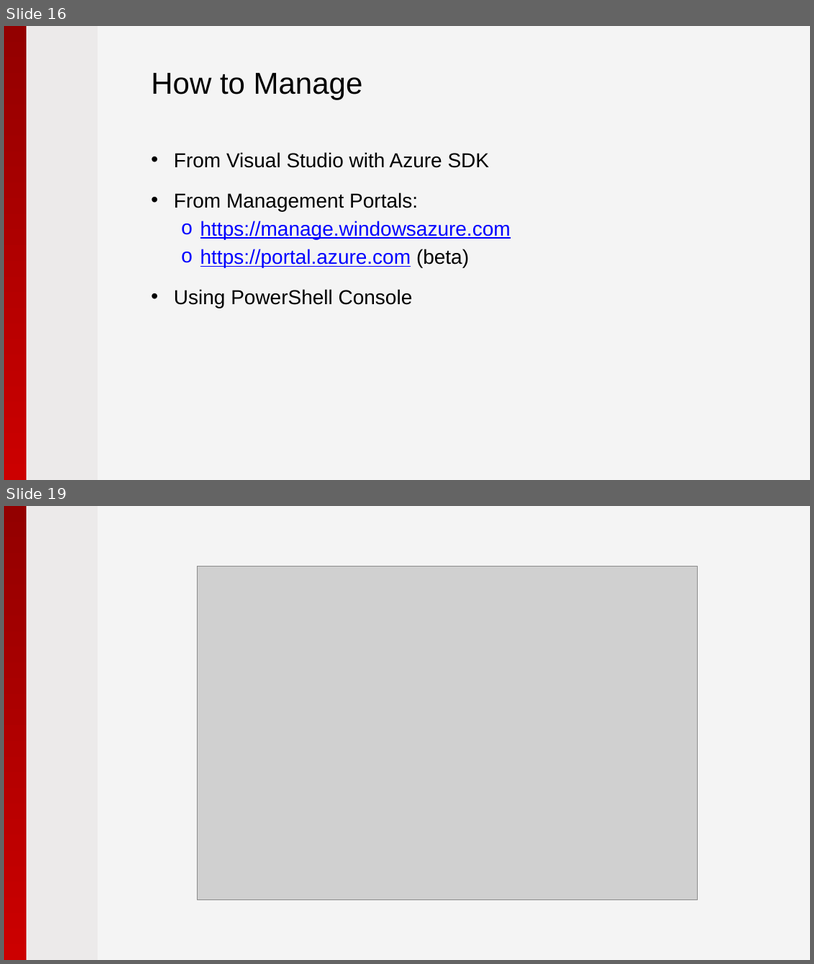
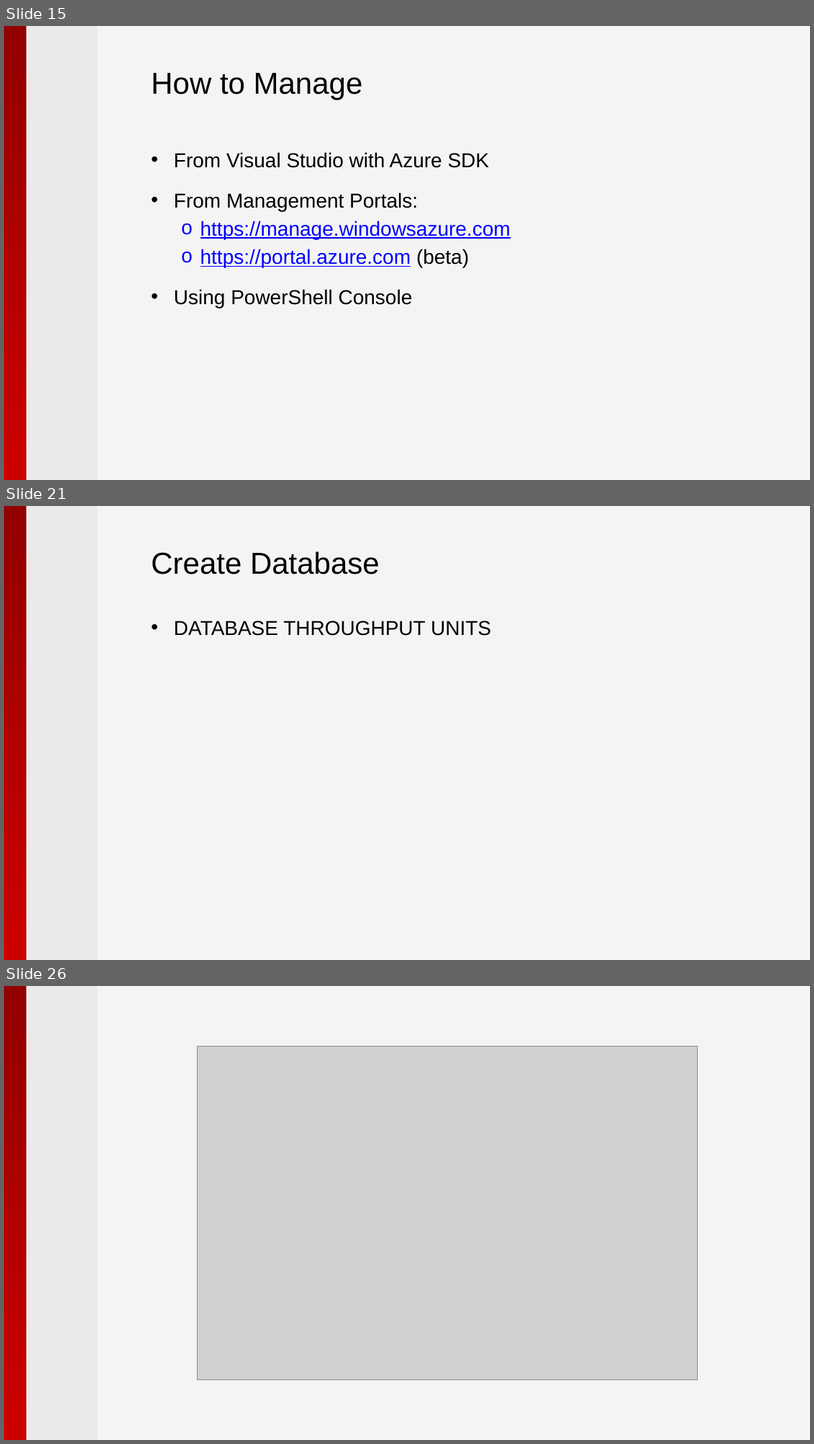
Before and after one commit to pryabov/Hackathon-2015, a slide deck: Presentation/2015 - Microsoft Azure.pptx. Shown one above the other, each under a label of ours: slides 16 and 19 before the commit, slides 15, 21 and 26 after it; the slides between them are not shown. The pictures are 814x964 and 814x1444 pixels, drawn with LibreOffice and Linux fonts; fonts in the diff are those of the drawing; grey boxes stand for pictures; background and template pictures are left out. Boxes give left, top, right and bottom in pixels: in the first picture for what was removed or moved away, otherwise in the second. Text is boxed around its words. In the diff, an @@ line names an element or a change of style, - is before the commit and + after.

```diff
--- a/Presentation/2015 - Microsoft Azure.pptx
+++ b/Presentation/2015 - Microsoft Azure.pptx
@@ slide 21 added at (4, 506, 810, 960), background #F4F4F4; not listed: 2 template elements that a slide beside it also shows @@
@@ title added at (151, 551, 380, 574), 36 pt, text #000000 @@
+Create Database
@@ text added at (174, 620, 491, 636), 24 pt, text #000000 @@
+• DATABASE THROUGHPUT UNITS
@@ what was slide 16 is now slide 15 @@
@@ what was slide 19 is now slide 26 @@
```
Also in this commit, not shown: 4 slides changed, 7 other slides added, 1 slide removed.
